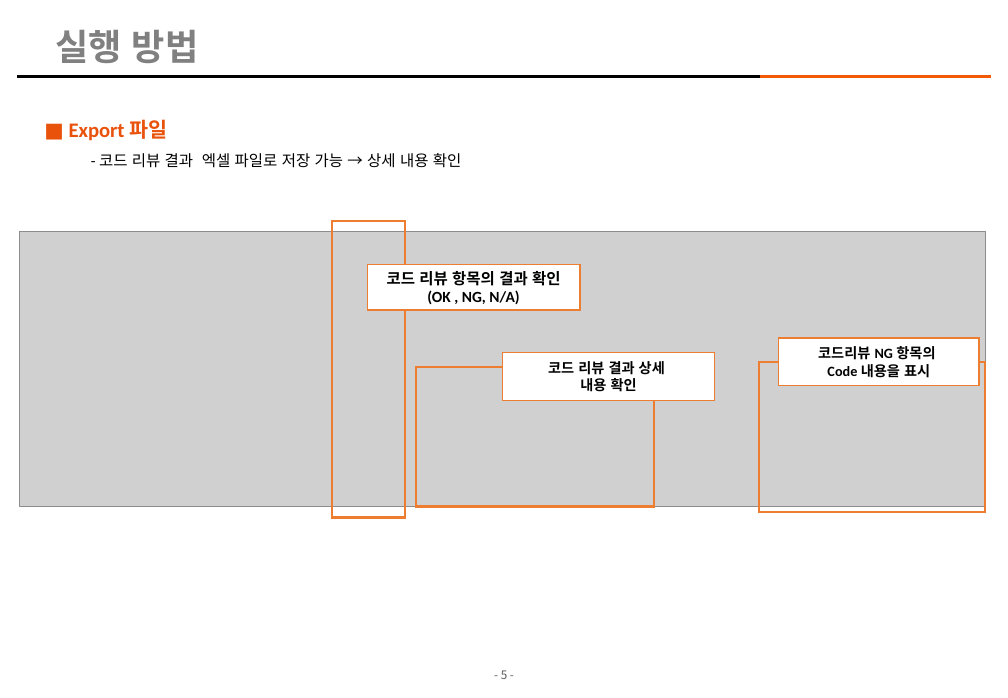
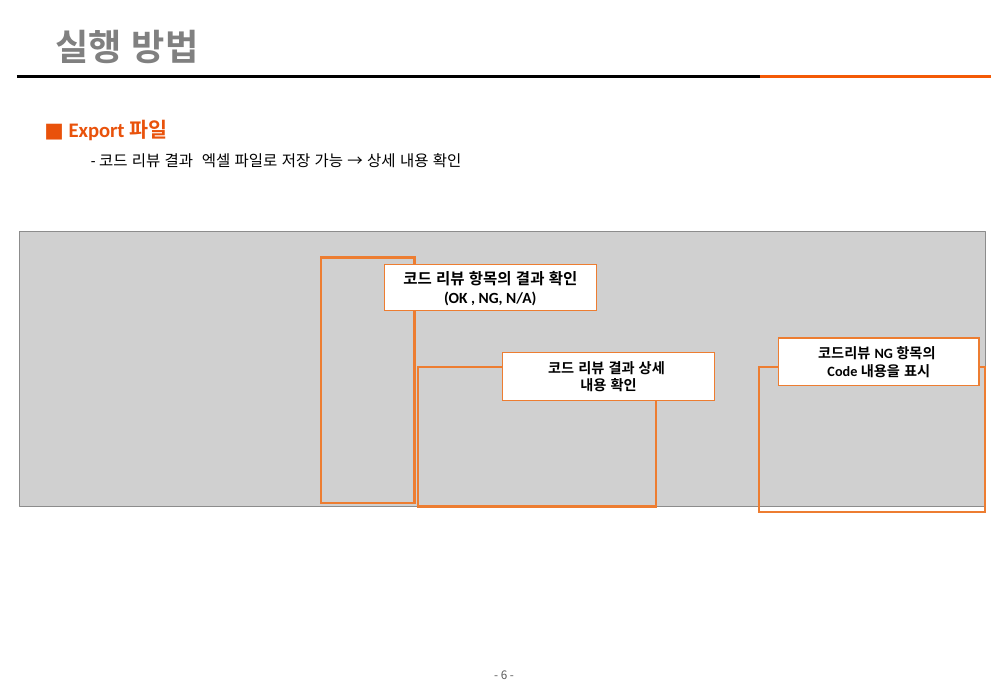
Before and after one commit to kimhopepa/PythonPjt, a slide deck: slide 6 of CodeReviewTool/doc/CodeReview_점검_Tool_매뉴얼.pptx (slide 5 before the commit). Drawn at 1008x698 pixels with LibreOffice and Linux fonts; fonts in the diff are those of the drawing; grey boxes stand for pictures; background and template pictures are left out. Boxes give left, top, right and bottom in pixels: in the first picture for what was removed or moved away, otherwise in the second. Text is boxed around its words. In the diff, an @@ line names an element or a change of style, - is before the commit and + after.

```diff
--- a/CodeReviewTool/doc/CodeReview_점검_Tool_매뉴얼.pptx
+++ b/CodeReviewTool/doc/CodeReview_점검_Tool_매뉴얼.pptx
@@ rectangle: place and size @@
-rectangle at <box>332,221,406,517</box>
+rectangle at <box>321,258,414,504</box>
@@ rectangle "코드 리뷰 항목의 결과 확인": place and size @@
-rectangle "코드 리뷰 항목의 결과 확인" at <box>368,264,580,310</box>
+rectangle "코드 리뷰 항목의 결과 확인" at <box>384,264,597,310</box>
@@ rectangle: place and size @@
-rectangle at <box>759,362,986,512</box>
+rectangle at <box>759,368,986,513</box>
```
Also in this commit, not shown: 12 other slides changed, 1 slide added, 1 other file.
